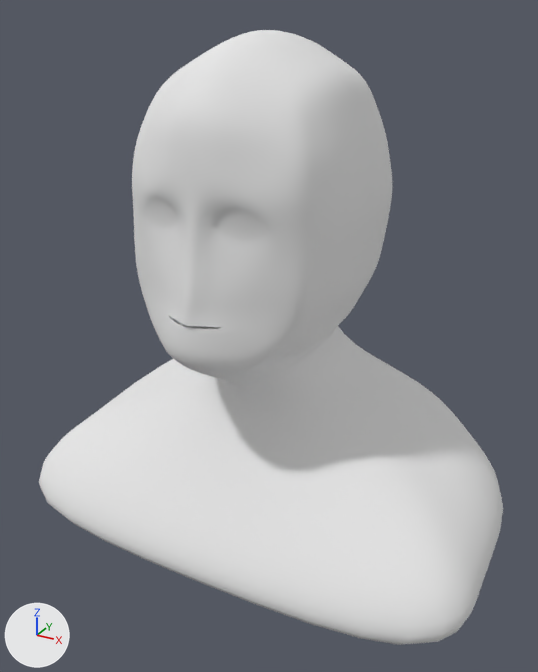
What one commit did to the Blender file HumanHead.blend.
The view is the same before and after, from a camera (50 mm lens) standing at (8.47, -14.54, 5.01) and looking at (0.14, 0.6, -2.57). Every picture has the same lights, and +X, +Y and +Z are marked at lower left.

Objects in the first picture: 'Head'.
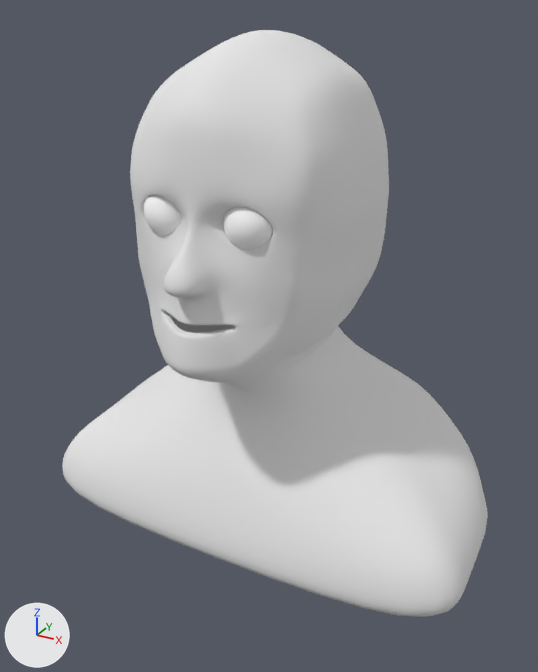
Pixel boxes (x1, y1, x2, y2) of what changed, in the pictures (538 x 672 px; the box of a moved part takes in the faces that stretch with it):
```json
{"object": "Head", "change": "reshaped", "before": [39, 30, 503, 645], "after": [62, 30, 488, 617], "on screen": "8% narrower"}
{"object": "Sphere", "change": "added", "after": [144, 196, 273, 250]}
{"part": 1, "of": "me_cube", "change": "built on", "before": [132, 58, 392, 392], "after": [130, 58, 389, 392]}
{"part": 2, "of": "me_cube", "change": "moved or reshaped", "before": [39, 359, 503, 645], "after": [62, 365, 488, 617]}
```

Scene script edits in JSON lines:
```json
{"op": "add", "block": "mat_eyes", "code": ["mat_eyes = diffuse_material('eyes')", "mat_eyes.base_color = (1.0, 1.0, 1.0)  # white #ffffff"]}
{"block": "me_cube", "where": "# used by ob_head; location = (0.0, 0.0, 0.0); scale = (3.45, 3.45, 3.45)"}
{"op": "remove", "block": "me_cube", "code": "me_cube.from_pydata(...)  # 224 vertices, 199 faces; spans x 0.0..1.86, y -0.83..1.51, z -2.43..1.35"}
{"op": "add", "block": "me_cube", "code": "me_cube.from_pydata(...)  # 308 vertices, 274 faces; spans x 0.0..1.77, y -0.98..1.36, z -2.38..1.35"}
{"block": "me_cube", "change": "me_cube part 1"}
{"block": "me_cube", "change": "27 vertices are removed from x 0.0..0.48, y -0.81..-0.55, z -0.41..0.45"}
{"block": "me_cube", "change": "45 faces are deleted"}
{"block": "me_cube", "change": "8 vertices in x 0.37..0.66, y -0.59..-0.13, z 0.44..1.02 move by (0.01, 0.0, 0.0)"}
{"block": "me_cube", "change": "4 vertices in x 0.68..0.76, y -0.36..0.55, z 0.28..0.44 move by (-0.01, 0.0, 0.0)"}
{"block": "me_cube", "change": "4 vertices in x 0.52..0.71, y -0.18..0.96, z -0.37..0.44 move by (-0.02, 0.0, 0.0)"}
{"block": "me_cube", "change": "3 vertices in x 0.59..0.71, y -0.48..-0.16, z 0.44..0.82 move by (0.02, 0.0, 0.0)"}
{"block": "me_cube", "change": "3 vertices in x 0.56..0.63, y -0.45..-0.35, z 0.65..0.8 move by (0.03, 0.0, 0.0)"}
{"block": "me_cube", "change": "31 vertices move from x 0.0..0.79, y -0.83..0.94, z -0.78..1.1 to x 0.0..0.76, y -0.9..0.94, z -0.8..1.08"}
{"block": "me_cube", "change": "106 vertices are added at x 0.0..0.76, y -0.98..1.08, z -0.56..0.45"}
{"block": "me_cube", "change": "5 new vertices lie (0.0, 0.01, 0.05) away from vertices in x 0.0..0.24, y -0.87..-0.71, z -0.45..-0.27"}
{"block": "me_cube", "change": "120 new faces join them"}
{"block": "me_cube", "change": "me_cube part 2"}
{"block": "me_cube", "change": "18 vertices move from x 0.0..1.86, y -0.83..1.51, z -2.43..-1.61 to x 0.0..1.77, y -0.56..1.36, z -2.38..-1.63"}
{"op": "add", "block": "me_sphere", "code": ["me_sphere = bpy.data.meshes.new('Sphere')", "me_sphere.from_pydata(...)  # a UV sphere (32 segments, 16 rings, poles along z) spanning x -1.0..1.0, y -1.0..1.0, z -1.0..1.0", "me_sphere.polygons.foreach_set('use_smooth', [True] * 512)", "me_sphere.materials.append(mat_eyes)  # white #ffffff"]}
{"op": "add", "block": "ob_sphere", "code": ["ob_sphere = bpy.data.objects.new('Sphere', me_sphere)", "ob_sphere.location = (1.0, -1.67, 1.01)", "ob_sphere.rotation_euler = (1.571, 0.0, 0.0)  # degrees (90, 0, 0)", "ob_sphere.scale = (0.594, 0.594, 0.594)", "_m = ob_sphere.modifiers.new('Mirror', 'MIRROR')", "_m.mirror_object = ob_head"]}
```
